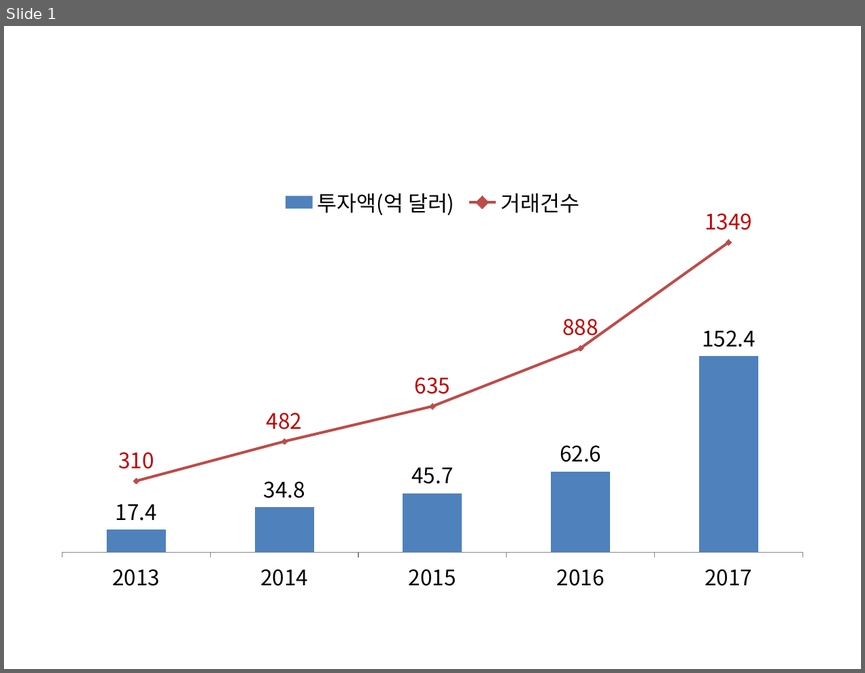
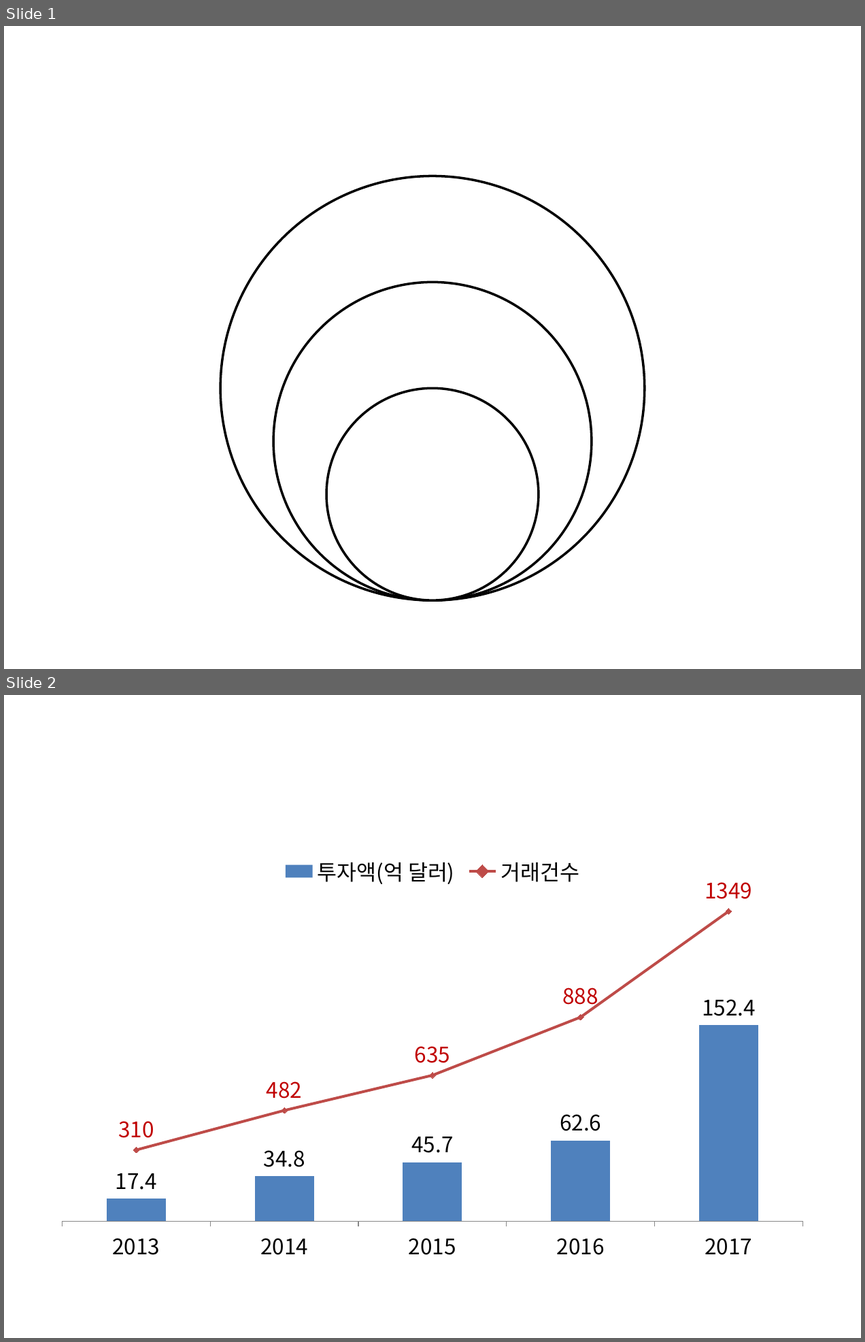
Before and after one commit to externalbrainlab/externalbrainlab.github.io, a slide deck: ppt/차트.pptx. Shown one above the other, each under a label of ours: slide 1 before the commit, slides 1 and 2 after it. The pictures are 865x673 and 865x1342 pixels, drawn with LibreOffice and Linux fonts; fonts in the diff are those of the drawing. Boxes give left, top, right and bottom in pixels: in the first picture for what was removed or moved away, otherwise in the second. Text is boxed around its words. In the diff, an @@ line names an element or a change of style, - is before the commit and + after.

```diff
--- a/ppt/차트.pptx
+++ b/ppt/차트.pptx
@@ slide 1 added at bbox=[4, 26, 861, 669], background #FFFFFF @@
@@ ellipse added at bbox=[221, 176, 645, 600], fill #FFFFFF, outline #000000 2 pt @@
@@ ellipse added at bbox=[273, 282, 591, 600], fill #FFFFFF, outline #000000 2 pt @@
@@ ellipse added at bbox=[326, 388, 538, 599], fill #FFFFFF, outline #000000 2 pt @@
@@ what was slide 1 is now slide 2 @@
```
Also in this commit, not shown: 1 slide changed, 2 other slides added, 6 other files.
